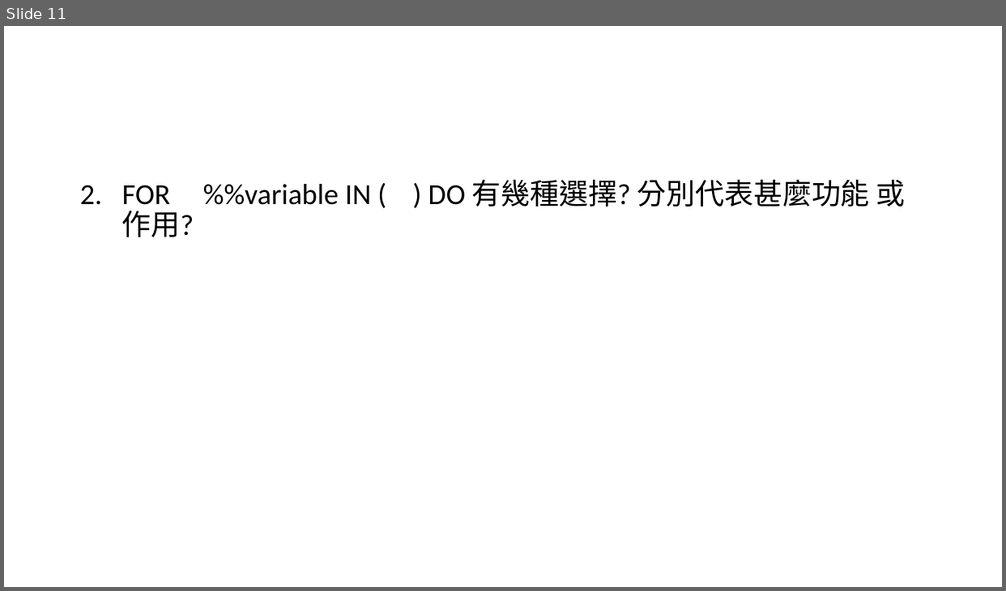
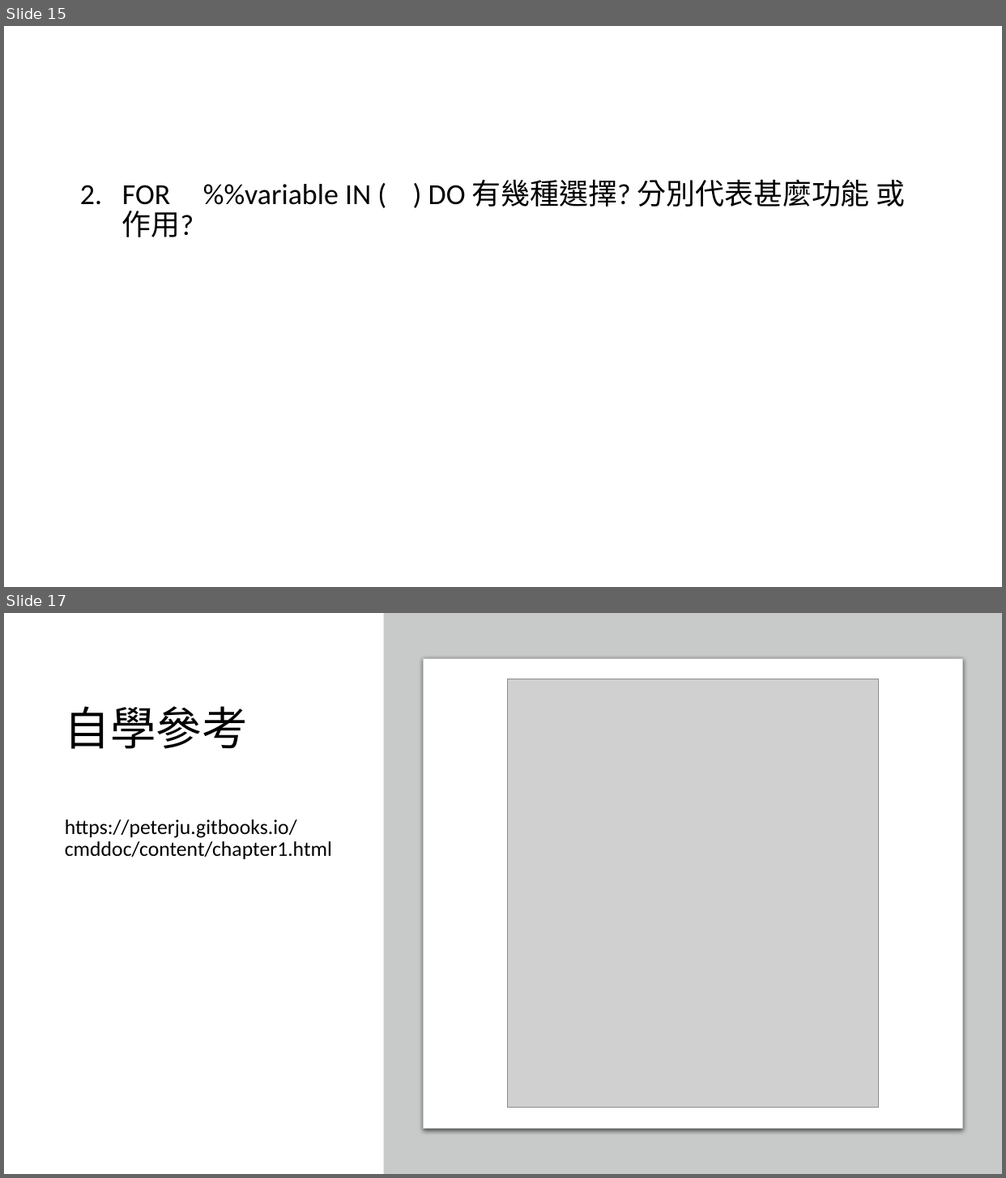
Before and after one commit to bentonglove/DosBatch, a slide deck: Dos Batch Script_Training_2022_Jul.pptx. Shown one above the other, each under a label of ours: slide 11 before the commit, slides 15 and 17 after it; the slides between them are not shown. The pictures are 1006x591 and 1006x1178 pixels, drawn with LibreOffice and Linux fonts; fonts in the diff are those of the drawing; grey boxes stand for pictures. Boxes give left, top, right and bottom in pixels: in the first picture for what was removed or moved away, otherwise in the second. Text is boxed around its words. In the diff, an @@ line names an element or a change of style, - is before the commit and + after.

```diff
--- a/Dos Batch Script_Training_2022_Jul.pptx
+++ b/Dos Batch Script_Training_2022_Jul.pptx
@@ slide 17 added at bbox=[4, 613, 1002, 1174], background #FFFFFF @@
@@ rectangle added at bbox=[384, 613, 1002, 1174], fill #C8CACA @@
@@ rounded rectangle added at bbox=[424, 658, 962, 1129], fill #FFFFFF, outline #C8CACA 0.75 pt @@
@@ picture added at bbox=[508, 679, 879, 1108] @@
@@ title added at bbox=[65, 706, 248, 749], 44 pt, text #000000 @@
+自學參考
@@ text added at bbox=[65, 820, 332, 859], 20 pt, text #000000 @@
+https://peterju.gitbooks.io/cmddoc/content/chapter1.html
@@ what was slide 11 is now slide 15 @@
```
Also in this commit, not shown: 1 slide changed, 8 other slides added, 3 slides removed, 3 other files.
